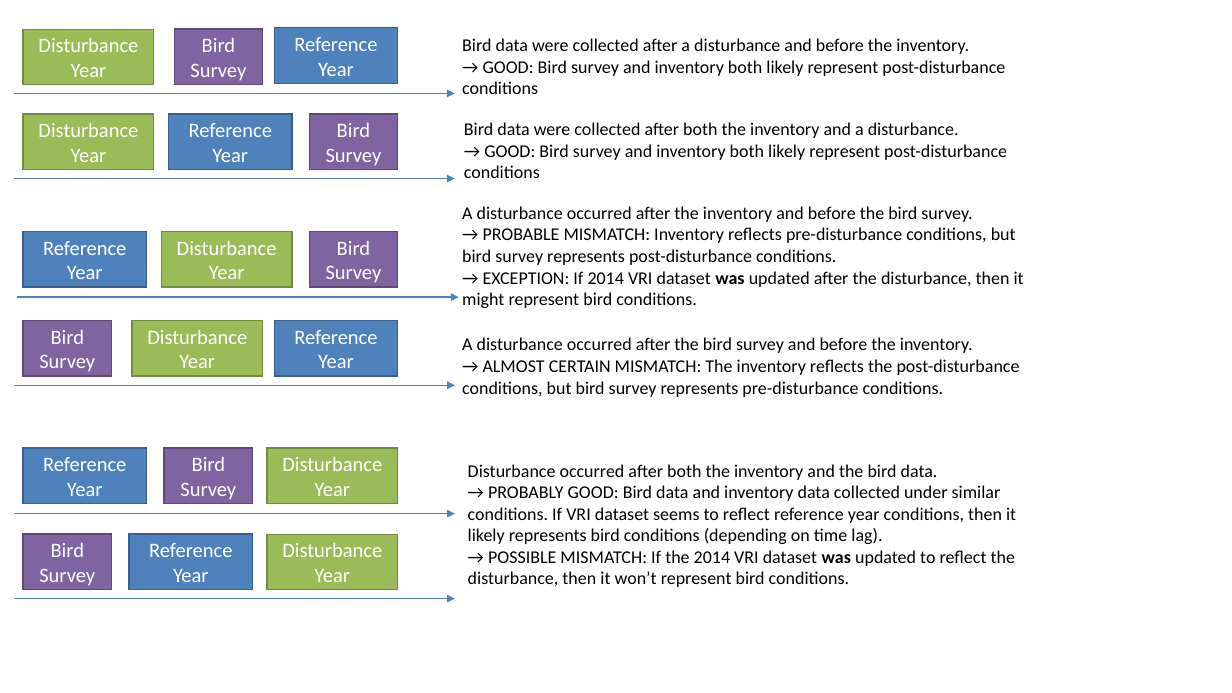
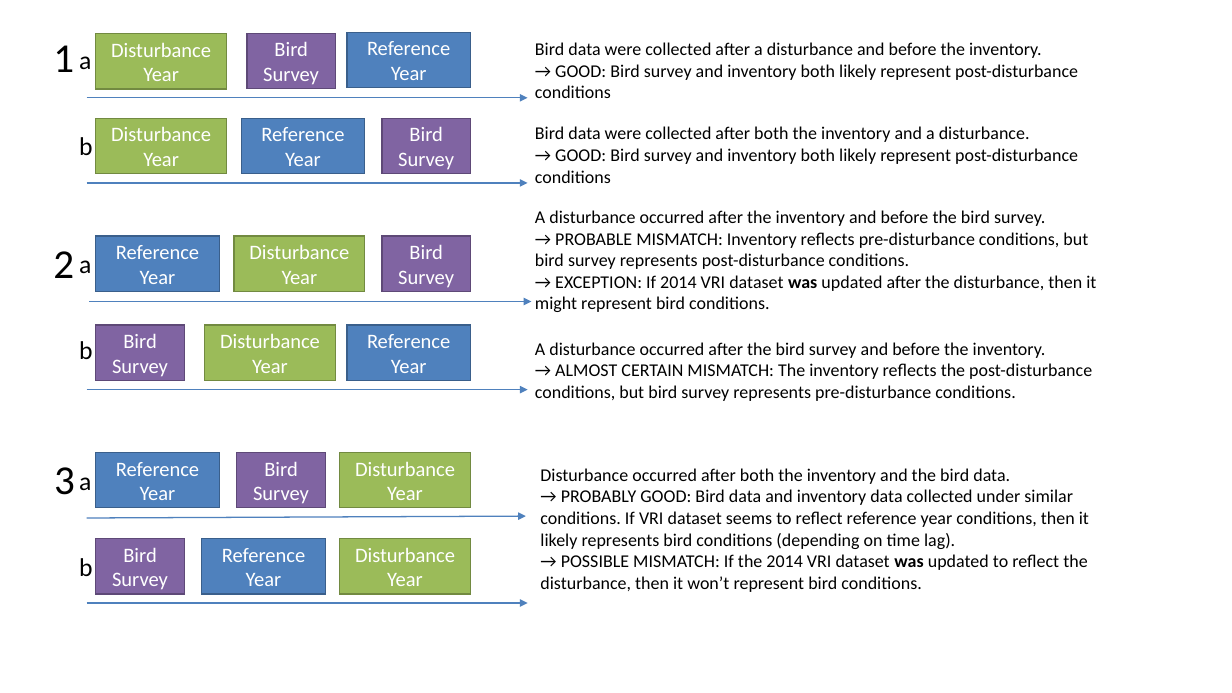
Before and after one commit to borealbirds/NBarker-BCVRImodels, a slide deck: slide 1 of VRI_bird_data_scenarios.pptx. Drawn at 1232x693 pixels with LibreOffice and Linux fonts; fonts in the diff are those of the drawing. Boxes give left, top, right and bottom in pixels: in the first picture for what was removed or moved away, otherwise in the second. Text is boxed around its words. In the diff, an @@ line names an element or a change of style, - is before the commit and + after.

```diff
--- a/VRI_bird_data_scenarios.pptx
+++ b/VRI_bird_data_scenarios.pptx
@@ text added at (53, 45, 74, 72), 32 pt, text #000000 @@
+1
@@ text added at (79, 56, 91, 70), 20 pt, text #000000 @@
+a
@@ 6 rectangles, 1 text: place and size @@
-6 rectangles, 1 text at (129, 29, 1007, 590)
+6 rectangles, 1 text at (201, 33, 1078, 594)
@@ text "Bird data were collected after ..." rewrapped from (462, 38, 1005, 76) to (535, 42, 1078, 98) @@
@@ 12 rectangles, 6 arrows, 3 texts: place and size @@
-12 rectangles, 6 arrows, 3 texts at (14, 28, 1024, 599)
+12 rectangles, 6 arrows, 3 texts at (87, 32, 1096, 604)
@@ text added at (79, 137, 92, 155), 20 pt, text #000000 @@
+b
@@ text added at (53, 251, 74, 278), 32 pt, text #000000 @@
+2
@@ text added at (79, 260, 91, 274), 20 pt, text #000000 @@
+a
@@ text added at (79, 341, 92, 359), 20 pt, text #000000 @@
+b
@@ text added at (54, 467, 75, 495), 32 pt, text #000000 @@
+3
@@ text added at (79, 477, 91, 491), 20 pt, text #000000 @@
+a
@@ text added at (79, 558, 92, 576), 20 pt, text #000000 @@
+b
```
Also in this commit, not shown: 1 other slide changed, 1 slide added, 13 other files.
